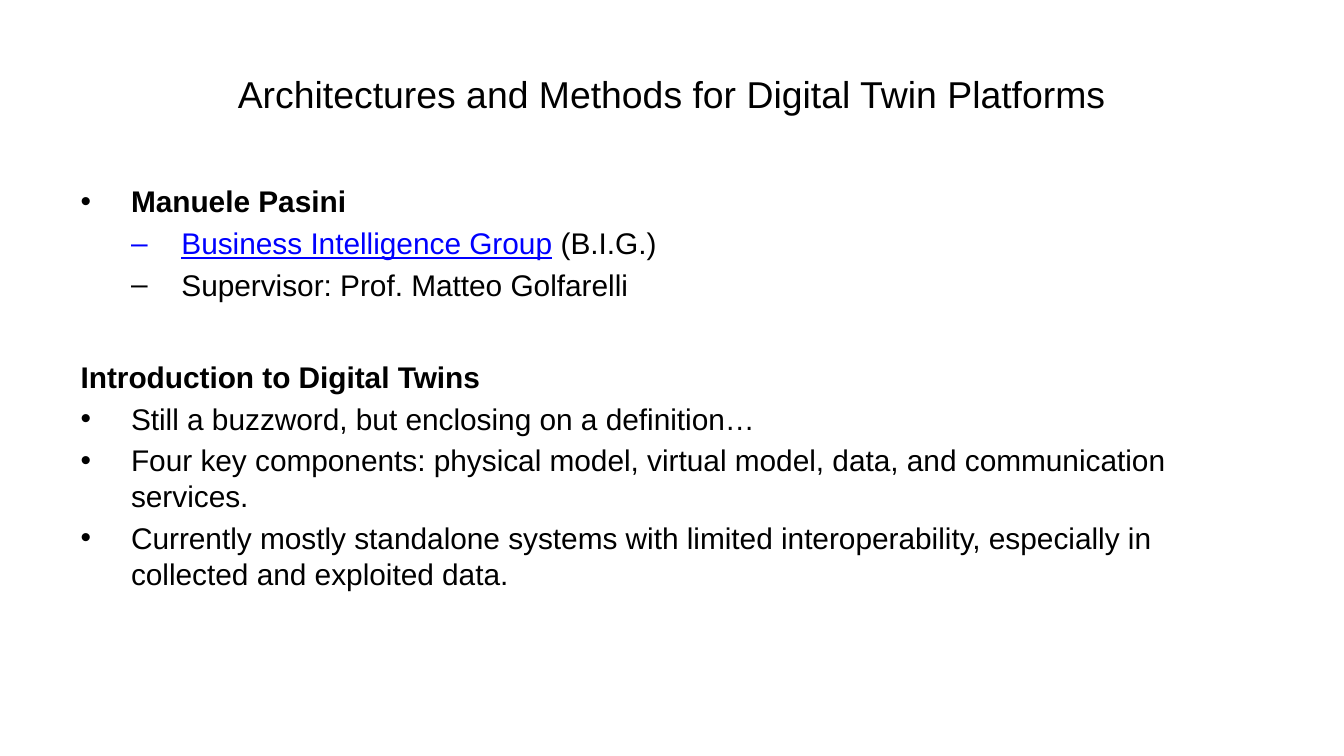
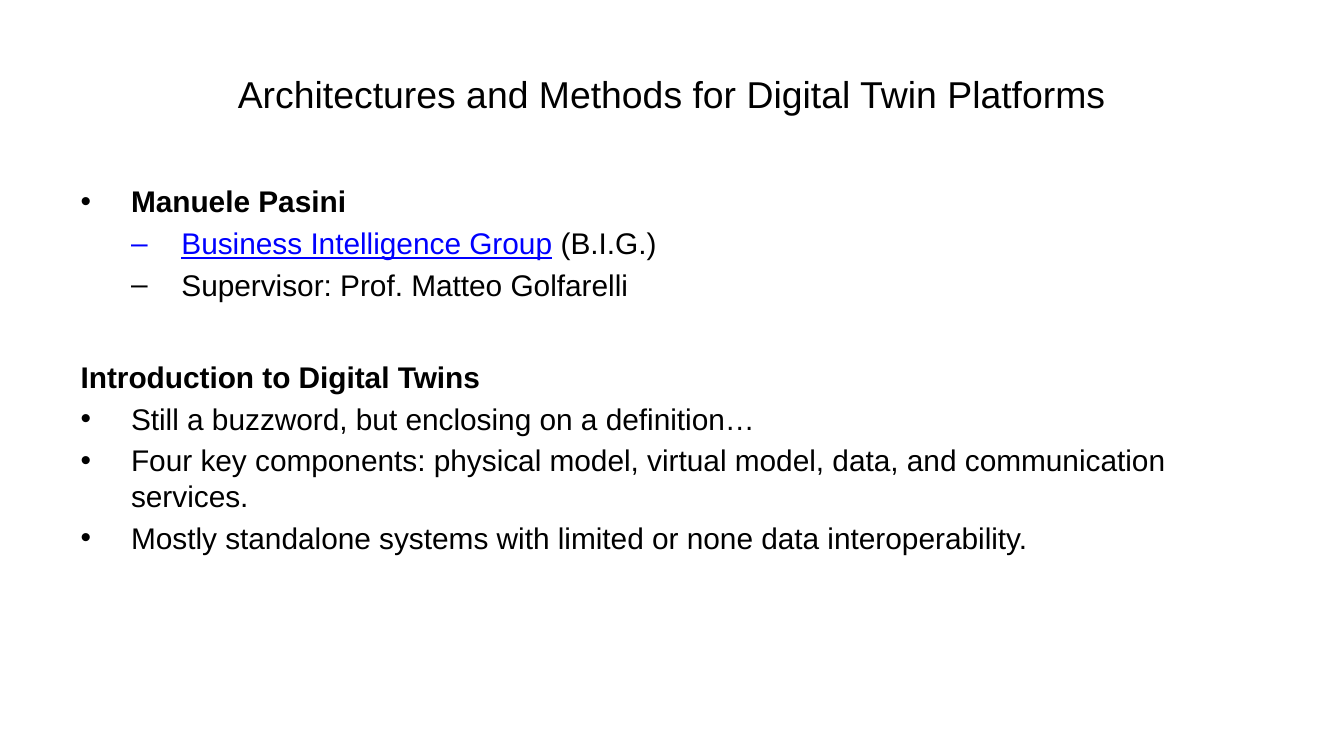
Before and after one commit to ManuelePasini/slides-markdown, a slide deck: slide 1 of phd_secondyear.pptx. Drawn at 1344x756 pixels with LibreOffice and Linux fonts; fonts in the diff are those of the drawing. Boxes give left, top, right and bottom in pixels: in the first picture for what was removed or moved away, otherwise in the second. Text is boxed around its words. In the diff, an @@ line names an element or a change of style, - is before the commit and + after.

```diff
--- a/phd_secondyear.pptx
+++ b/phd_secondyear.pptx
@@ text at [131, 527, 1027, 555]: text changed @@
-• Currently mostly standalone systems with limited interoperability, especially in collected and exploited data.
+• Mostly standalone systems with limited or none data interoperability.
```
Also in this commit, not shown: 6 other files.
